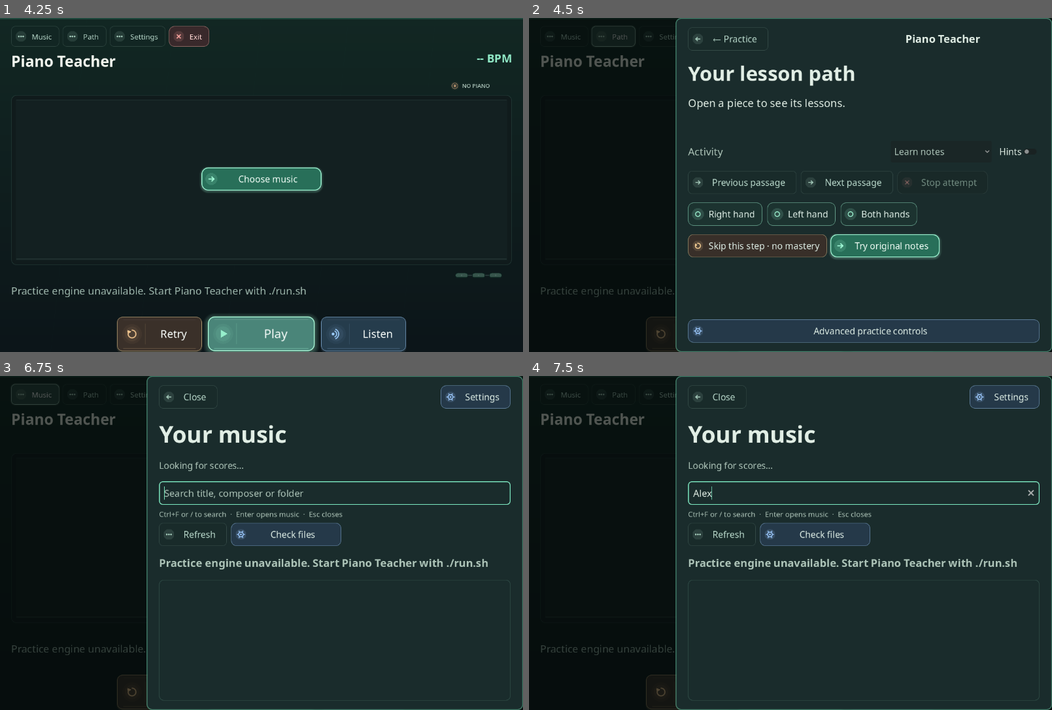
Above: before the commit, frames 1-4 (two rows, left to right).
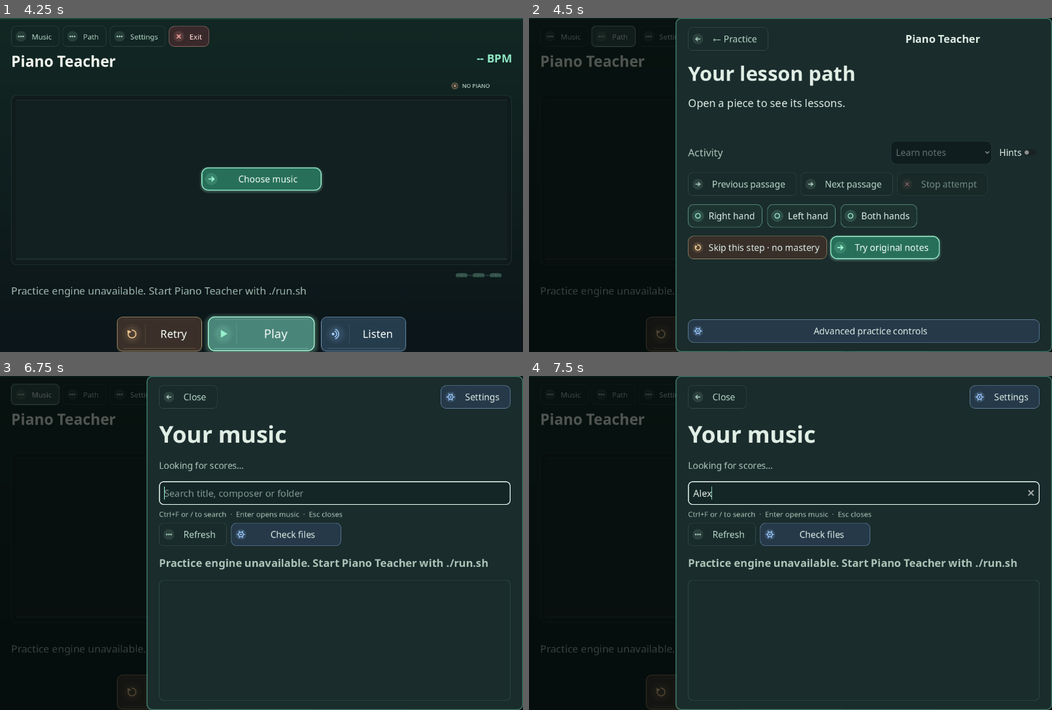
Above: after the commit, the same moments.

Repository: tpepels/piano_teacher
Game: Godot game, scene res://main.tscn
Two runs of this game, one before a commit and one after it. Both use one fixed random seed, a clock stepped at 60 frames per second and the inputs below.
Inputs (mouse positions are in pixels of both pictures, inside the frame that each line leads up to):
- Up to frame 1 (4.25 s): click "Retry" at 0.5 s; click "Retry" at 1.25 s; click "Retry" at 2 s; click "Play" at 2.75 s; click "Play" at 3.5 s
- Up to frame 2 (4.5 s): click "Path" at 4.25 s
- Up to frame 3 (6.75 s): click "Next passage" at 5 s; click "Listen" at 5.75 s; click "Music" at 6.5 s
- Up to frame 4 (7.5 s): click (863, 492) at 7.27 s; type "Alex" at 7.35 s

Frame 1 is identical in both runs. In frame 2, 2.8% of the frame differs, in the area x 30-96%, y 38-73%; in frame 3, 0.6%; in frame 4, 0.4%.

Commit message:
Create single reusable visual token system for panels, controls, typography and semantic colors

Diff:
--- a/godot/practice_theme.gd
+++ b/godot/practice_theme.gd
@@ -1,46 +1,154 @@
 extends RefCounted
 
+# Piano Teacher visual system. Screens describe *meaning*, not their own
+# independent colors or borders. Keep static drawing cheap on HiDPI displays.
 const FOREST := Color("#0E191C")
+const STAGE := Color("#101C1E")
 const PINE := Color("#204840")
 const PANEL := Color("#1A2C2C")
+const PANEL_RAISED := Color("#203634")
+const PANEL_RECESSED := Color("#142626")
 const SAGE := Color("#5C8F7E")
 const SLATE := Color("#ADC4B8")
 const STONE := Color("#E1EEE5")
 const TEAL := Color("#7BE8C0")
+const MINT := Color("#A5FFDB")
+const BLUE := Color("#9DCAFF")
+const AMBER := Color("#F2CB92")
+const CORAL := Color("#FFA5A0")
+const BORDER := Color("#658F81")
+const FOCUS := Color("#EFFCF5")
 
-static func surface(color: Color, radius: int = 8) -> StyleBoxFlat:
+# A consistent scale for cards, modal interiors and form layout.
+const SPACE_TIGHT := 6
+const SPACE_SMALL := 10
+const SPACE_NORMAL := 16
+const SPACE_SECTION := 24
+const RADIUS_INPUT := 10
+const RADIUS_CARD := 14
+const RADIUS_MODAL := 18
+
+static func font(weight: int = 400) -> SystemFont:
+    var result := SystemFont.new()
+    result.font_names = PackedStringArray(["Inter", "Noto Sans", "DejaVu Sans"])
+    result.font_weight = weight
+    return result
+
+static func surface(color: Color, radius: int = RADIUS_INPUT) -> StyleBoxFlat:
     var box := StyleBoxFlat.new()
     box.bg_color = color
     box.set_corner_radius_all(radius)
     box.set_content_margin_all(12)
     return box
 
+static func bordered_surface(color: Color, radius: int = RADIUS_CARD,
+        border_alpha: float = .3) -> StyleBoxFlat:
+    var box := surface(color, radius)
+    box.set_border_width_all(1)
+    box.border_color = Color(BORDER, border_alpha)
+    return box
+
+static func card_surface() -> StyleBoxFlat:
+    return bordered_surface(PANEL, RADIUS_CARD)
+
+static func drawer_surface() -> StyleBoxFlat:
+    var box := bordered_surface(PANEL, RADIUS_CARD, .48)
+    box.set_content_margin_all(3)
+    return box
+
+static func modal_surface() -> StyleBoxFlat:
+    var box := bordered_surface(PANEL_RAISED, RADIUS_MODAL, .72)
+    box.set_border_width_all(2)
+    box.set_content_margin_all(5)
+    box.shadow_size = 12
+    box.shadow_color = Color.BLACK
+    box.shadow_offset = Vector2(0, 6)
+    return box
+
+static func stage_surface() -> StyleBoxFlat:
+    return bordered_surface(STAGE, RADIUS_CARD, .22)
+
+static func role_accent(role: String) -> Color:
+    match role:
+        "primary", "choice", "play", "practice":
+            return MINT
+        "settings", "listen":
+            return BLUE
+        "review", "retry":
+            return AMBER
+        "danger":
+            return CORAL
+        "library":
+            return STONE
+        _:
+            return SLATE
+
+static func role_fill(role: String, selected: bool = false) -> Color:
+    match role:
+        "primary", "play":
+            return Color("#286E60")
+        "choice":
+            return Color("#286E60") if selected else PANEL_RECESSED
+        "settings", "listen":
+            return Color("#253C4C")
+        "review", "retry":
+            return Color("#3A3029")
+        "danger":
+            return Color("#39292B")
+        "library":
+            return PANEL_RECESSED
+        "secondary":
+            return PANEL_RAISED
+        _:
+            return Color(PANEL_RECESSED, .25)
+
 static func create() -> Theme:
     var theme := Theme.new()
-    var font := SystemFont.new()
-    font.font_names = PackedStringArray(["Inter", "Noto Sans", "DejaVu Sans"])
-    theme.default_font = font
-    theme.default_font_size = 15
-    for control in ["Label", "Button", "LineEdit", "SpinBox", "CheckButton", "OptionButton", "PopupMenu"]:
+    theme.default_font = font()
+    theme.default_font_size = 16
+    for control in ["Label", "Button", "LineEdit", "SpinBox", "CheckButton",
+            "OptionButton", "PopupMenu", "TextEdit"]:
         theme.set_color("font_color", control, STONE)
-        theme.set_color("font_hover_color", control, STONE.lightened(.15))
+        theme.set_color("font_hover_color", control, FOCUS)
         theme.set_color("font_focus_color", control, STONE)
         theme.set_color("font_pressed_color", control, STONE)
-        theme.set_color("font_disabled_color", control, SLATE)
-    theme.set_color("font_placeholder_color", "LineEdit", SLATE)
-    theme.set_color("caret_color", "LineEdit", TEAL)
-    for control in ["LineEdit", "SpinBox", "OptionButton", "PopupMenu"]:
-        theme.set_stylebox("normal", control, surface(PANEL))
-        theme.set_stylebox("panel", control, surface(PANEL))
-        theme.set_stylebox("hover", control, surface(PINE))
-        theme.set_stylebox("pressed", control, surface(PINE))
-        var focus := surface(Color.TRANSPARENT)
-        focus.set_border_width_all(2)
-        focus.border_color = TEAL
+        theme.set_color("font_disabled_color", control, Color(SLATE, .52))
+    theme.set_color("font_placeholder_color", "LineEdit", Color(SLATE, .73))
+    theme.set_color("caret_color", "LineEdit", MINT)
+    theme.set_color("selection_color", "LineEdit", Color(TEAL, .28))
+    theme.set_color("font_selected_color", "LineEdit", FOCUS)
+    theme.set_color("font_readonly_color", "LineEdit", SLATE)
+
+    # Clear interaction affordances for fields without website-like neon
+    # rings. Every form uses the same fill, spacing, focus and error states.
+    var input := bordered_surface(PANEL_RECESSED, RADIUS_INPUT, .42)
+    input.set_content_margin_all(12)
+    var hovered := input.duplicate() as StyleBoxFlat
+    hovered.bg_color = PANEL_RAISED
+    hovered.border_color = Color(TEAL, .50)
+    var focus := surface(Color.TRANSPARENT, RADIUS_INPUT)
+    focus.set_border_width_all(2)
+    focus.border_color = FOCUS
+    var readonly := input.duplicate() as StyleBoxFlat
+    readonly.bg_color = Color(FOREST, .8)
+    readonly.border_color = Color(SAGE, .16)
+    for control in ["LineEdit", "SpinBox", "OptionButton", "PopupMenu", "TextEdit"]:
+        theme.set_stylebox("normal", control, input)
+        theme.set_stylebox("panel", control, input)
+        theme.set_stylebox("hover", control, hovered)
+        theme.set_stylebox("pressed", control, hovered)
         theme.set_stylebox("focus", control, focus)
-    theme.set_stylebox("scroll", "VScrollBar", surface(FOREST, 3))
-    theme.set_stylebox("grabber", "VScrollBar", surface(SAGE, 3))
-    theme.set_stylebox("grabber_highlight", "VScrollBar", surface(SLATE, 3))
+        theme.set_stylebox("read_only", control, readonly)
+        theme.set_stylebox("disabled", control, readonly)
+    var scrollbar := surface(Color(FOREST, .6), 4)
+    scrollbar.set_content_margin_all(0)
+    var grabber := surface(Color(SAGE, .65), 4)
+    grabber.set_content_margin_all(0)
+    theme.set_stylebox("scroll", "VScrollBar", scrollbar)
+    theme.set_stylebox("grabber", "VScrollBar", grabber)
+    theme.set_stylebox("grabber_highlight", "VScrollBar",
+        surface(Color(TEAL, .7), 4))
+    theme.set_stylebox("grabber_pressed", "VScrollBar", grabber)
     return theme
 
 static func notation_material() -> ShaderMaterial:
